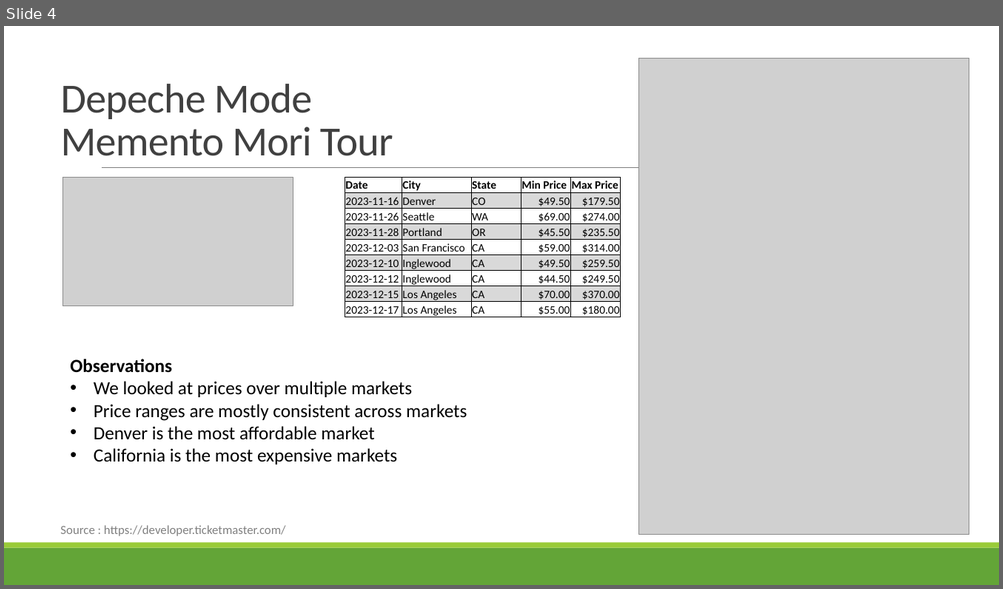
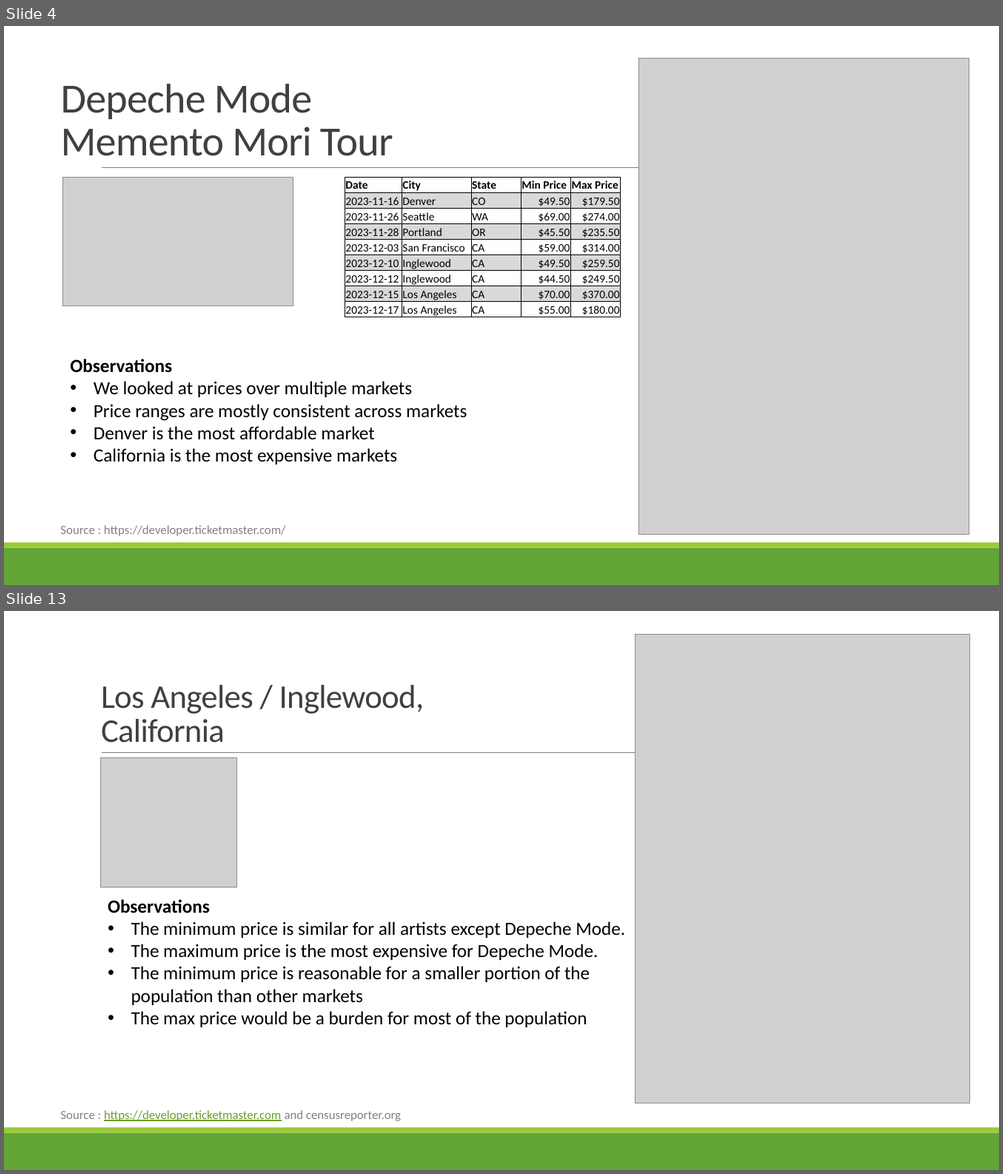
Before and after one commit to jodylarson310/module7-project, a slide deck: Support_Live_Music_Project1_Group4.pptx. Shown one above the other, each under a label of ours: slide 4 before the commit, slides 4 and 13 after it; the slides between them are not shown. The pictures are 1003x589 and 1003x1174 pixels, drawn with LibreOffice and Linux fonts; fonts in the diff are those of the drawing; grey boxes stand for pictures. Boxes give left, top, right and bottom in pixels: in the first picture for what was removed or moved away, otherwise in the second. Text is boxed around its words. In the diff, an @@ line names an element or a change of style, - is before the commit and + after.

```diff
--- a/Support_Live_Music_Project1_Group4.pptx
+++ b/Support_Live_Music_Project1_Group4.pptx
@@ slide 13 added at bbox=[4, 611, 999, 1170], background #FFFFFF; not listed: 3 template elements that a slide beside it also shows @@
@@ picture added at bbox=[635, 634, 970, 1103] @@
@@ title added at bbox=[101, 685, 424, 743], 32 pt, text #404040 @@
+Los Angeles / Inglewood,
+California
@@ picture added at bbox=[100, 758, 237, 887] @@
@@ text added at bbox=[108, 900, 625, 1028], 18 pt, text #000000 @@
+Observations
+• The minimum price is similar for all artists except Depeche Mode.
+• The maximum price is the most expensive for Depeche Mode.
+• The minimum price is reasonable for a smaller portion of the population than other markets
+• The max price would be a burden for most of the population
@@ text added at bbox=[60, 1111, 401, 1122], 12 pt, text #6B9F25, underline @@
+Source : https://developer.ticketmaster.com and censusreporter.org
```
Also in this commit, not shown: 8 slides changed, 7 other slides added.
